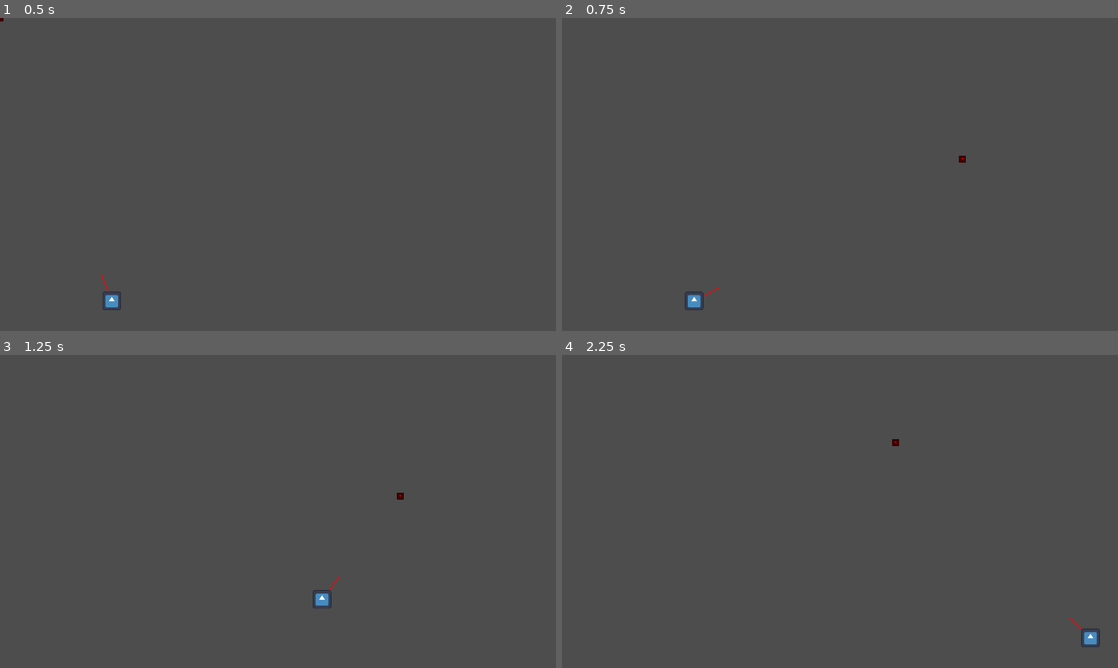
Above: before the commit, frames 1-4 (two rows, left to right).
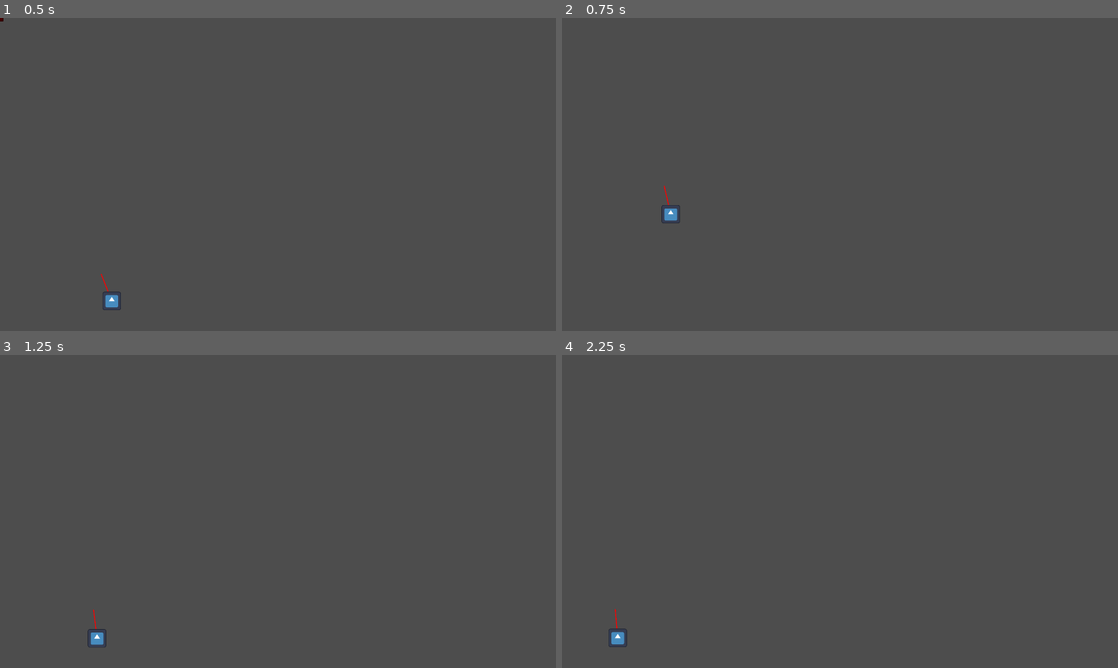
Above: after the commit, the same moments.

Repository: leogeier/ggj24-lasercats
Game: Godot game, scene res://main.tscn
Two runs of this game, one before a commit and one after it. Both use one fixed random seed, a clock stepped at 60 frames per second and the inputs below. The engine's default icon, where the game draws it, is replaced by a stand-in: a white triangle on a blue panel in a dark square.
Inputs (mouse positions are in pixels of both pictures, inside the frame that each line leads up to):
- Up to frame 1 (0.5 s): no input
- Up to frame 2 (0.75 s): tap Enter at 0.5 s; move the mouse to (962, 158) at 0.52 s; click (962, 158) at 0.67 s
- Up to frame 3 (1.25 s): no input
- Up to frame 4 (2.25 s): move the mouse to (728, 527) at 1.27 s; click (728, 527) at 1.42 s; move the mouse to (895, 442) at 2.02 s; click (895, 442) at 2.17 s

Frame 1 is identical in both runs. In frame 2, 0.3% of the frame differs, in the area x 17-73%, y 44-94%; in frame 3, 0.3%; in frame 4, 0.3%, in the area x 8-97%, y 26-94%.
Error after the commit: Attempt to call function 'get_viewport_rect' in base 'null instance' on a null instance. (res://scenes/laserpointer/laserpointer.gd:29)

Commit message:
Capture mouse

Diff:
--- a/game/scenes/laserpointer/laserpointer.gd
+++ b/game/scenes/laserpointer/laserpointer.gd
@@ -4,15 +4,30 @@
 
 var velocity = 0
 var last_position = Vector2.ZERO
+var camera
 
+func _ready():
+	Input.set_mouse_mode(Input.MOUSE_MODE_CAPTURED)
+	camera = get_tree().get_first_node_in_group("camera")
+
+const SENSITIVITY = 0.5
 func _input(event):
-	if event is InputEventMouseMotion:
-		position = event.position
+	if event is InputEventMouseMotion and Input.get_mouse_mode() == Input.MOUSE_MODE_CAPTURED:
+		position += event.relative * SENSITIVITY
 		position_changed.emit(get_laser_position())
+	if event is InputEventKey and event.keycode == KEY_ESCAPE:
+		Input.set_mouse_mode(Input.MOUSE_MODE_VISIBLE)
+	if event is InputEventMouseButton:
+		Input.set_mouse_mode(Input.MOUSE_MODE_CAPTURED)
 
 var _laser_line = Vector2.ZERO
 func _draw():
 	draw_line(Vector2.ZERO, _laser_line, Color.RED, 2)
+
+func _process(delta):
+	#var camera_rect = camera.get_canvas_transform().affine_inverse().basiss_xform(camera.get_viewport_rect().size)
+	var camera_rect = camera.get_viewport_rect()
+	print(camera_rect)
 
 func get_laser_position():
 	return position
